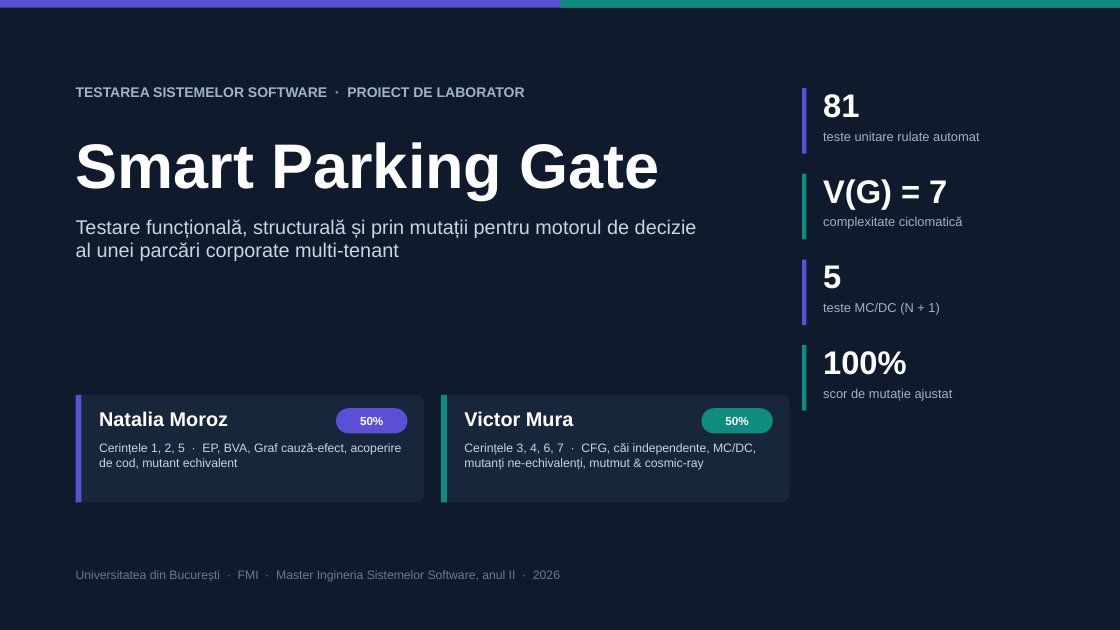
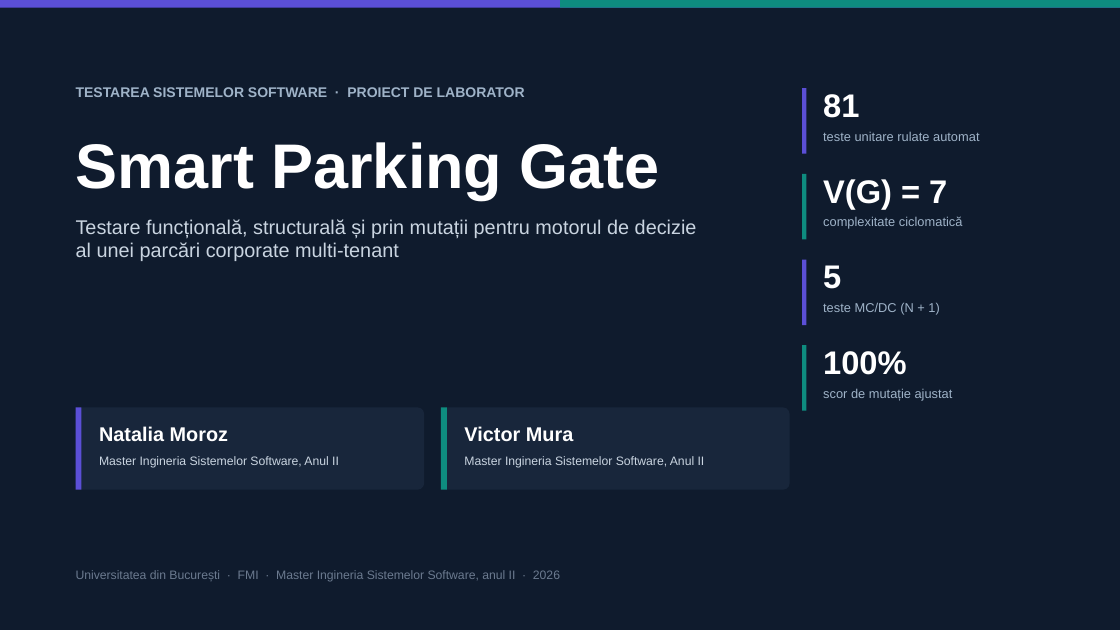
Before and after one commit to victormura/tss, a slide deck: slide 1 of proiect_laborator/docs/Prezentare_Laborator_TSS.pptx. Drawn at 1120x630 pixels with LibreOffice and Linux fonts; fonts in the diff are those of the drawing. Boxes give left, top, right and bottom in pixels: in the first picture for what was removed or moved away, otherwise in the second. Text is boxed around its words. In the diff, an @@ line names an element or a change of style, - is before the commit and + after.

```diff
--- a/proiect_laborator/docs/Prezentare_Laborator_TSS.pptx
+++ b/proiect_laborator/docs/Prezentare_Laborator_TSS.pptx
@@ rounded rectangle: place and size @@
-rounded rectangle at (76,395,424,502)
+rounded rectangle at (76,408,424,490)
@@ rectangle: place and size @@
-rectangle at (76,395,82,502)
+rectangle at (76,408,82,490)
@@ rounded rectangle removed at (336,408,408,434) @@
-50%
@@ rounded rectangle: place and size @@
-rounded rectangle at (441,395,790,502)
+rounded rectangle at (441,408,790,490)
@@ rectangle: place and size @@
-rectangle at (441,395,447,502)
+rectangle at (441,408,447,490)
@@ rounded rectangle removed at (702,408,773,434) @@
-50%
@@ text "Natalia Moroz": place and size @@
-text "Natalia Moroz" at (99,411,228,426)
+text "Natalia Moroz" at (99,426,228,441)
@@ text "Victor Mura": place and size @@
-text "Victor Mura" at (464,411,573,427)
+text "Victor Mura" at (464,426,573,442)
@@ text removed at (464,443,756,470) @@
-Cerințele 3, 4, 6, 7 · CFG, căi independente, MC/DC, mutanți ne-echivalenți, mutmut & cosmic-ray
@@ text at (99,456,339,468): text changed @@
-Cerințele 1, 2, 5 · EP, BVA, Graf cauză-efect, acoperire de cod, mutant echivalent
+Master Ingineria Sistemelor Software, Anul II
@@ text added at (464,456,705,468), 10.5 pt, text #C9D4E0 @@
+Master Ingineria Sistemelor Software, Anul II
```
Also in this commit, not shown: 23 other slides changed, 5 other files.
